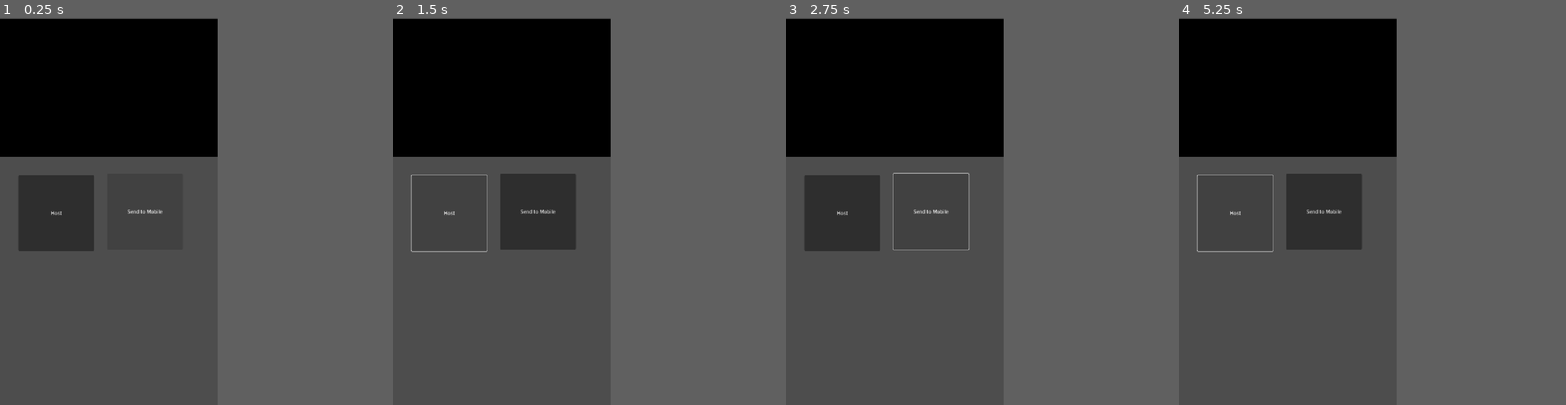
Above: before the commit, frames 1-4 (left to right).
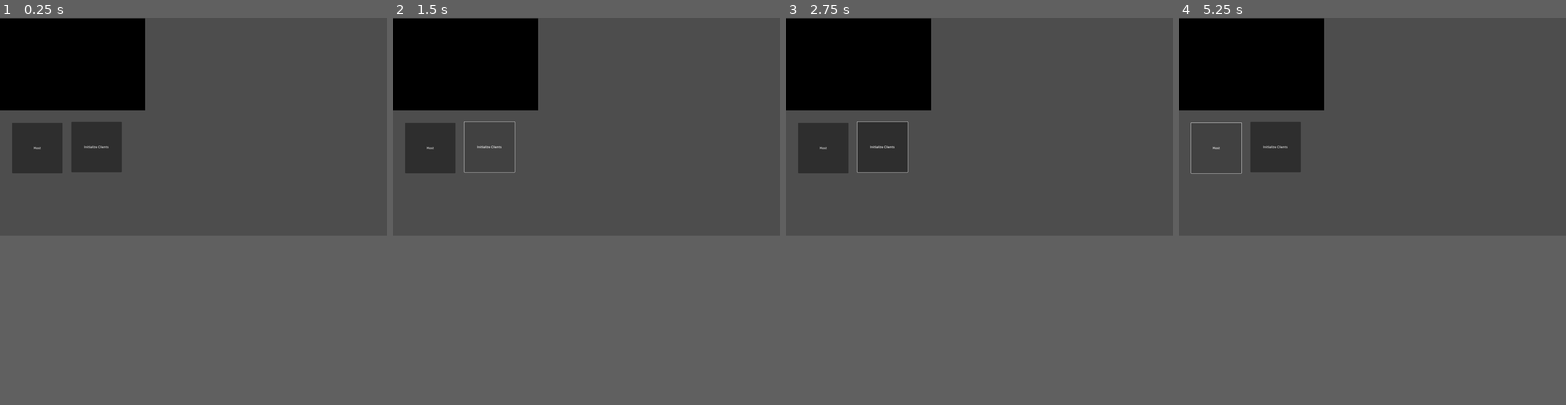
Above: after the commit, the same moments.

Repository: TinCodes/card-game-framework
Game: Godot game, scene res://main.tscn
Same seed, same stepped clock (60 frames per second), same inputs: the game is played once before the commit and once after it.
Inputs (mouse positions are in pixels of both pictures, inside the frame that each line leads up to):
- Up to frame 1 (0.25 s): no input
- Up to frame 2 (1.5 s): click (536, 211) at 0.5 s, where only the run before the commit has a clickable "Send to Mobile"; click (447, 246) at 1.25 s, where only the run after the commit has a clickable "Initialize Clients"
- Up to frame 3 (2.75 s): click (929, 211) at 2 s, where only the run before the commit has a clickable "Send to Mobile"
- Up to frame 4 (5.25 s): click (1233, 246) at 2.75 s, where only the run after the commit has a clickable "Initialize Clients"; click (1322, 211) at 3.5 s, where only the run before the commit has a clickable "Send to Mobile"; click (1233, 246) at 4.25 s, where only the run after the commit has a clickable "Initialize Clients"; click "Host" at 5 s
In our replay, the window is 450x800 before the commit and 800x450 after it. These sizes can differ from the game's own. Grey fills any space a smaller window leaves; there, only what the larger window draws over its background counts as a difference.

The runs differ from the first frame. In frame 1, 16% of the frame differs, in the area x 0-57%, y 0-61%; in frame 2, 16%; in frame 3, 16%; in frame 4, 16%.

Commit message:
Created SceneManager, cleaned up, clients can now be initialized

Diff:
--- a/Scenes/Mobile/main_mobile.tscn
+++ /dev/null
@@ -1,9 +0,0 @@
-[gd_scene load_steps=3 format=3 uid="uid://vmdf8td33lkq"]
-
-[ext_resource type="Script" uid="uid://2a78ssg2komi" path="res://Scripts/Mobile/MobileMain.gd" id="1_qxtr8"]
-[ext_resource type="PackedScene" uid="uid://b76lnf7cp42b8" path="res://Scenes/Mobile/mobile_screen.tscn" id="2_j58np"]
-
-[node name="MainMobile" type="Node2D"]
-script = ExtResource("1_qxtr8")
-
-[node name="MobileScreen" parent="." instance=ExtResource("2_j58np")]
--- a/Scenes/Mobile/mobile_screen.tscn
+++ b/Scenes/Mobile/mobile_login.tscn
@@ -1,9 +1,9 @@
 [gd_scene load_steps=3 format=3 uid="uid://b76lnf7cp42b8"]
 
-[ext_resource type="Script" uid="uid://b61yuaw3cdlhb" path="res://Scripts/Mobile/MobileScreen.gd" id="1_004x6"]
+[ext_resource type="Script" uid="uid://b61yuaw3cdlhb" path="res://Scripts/Mobile/MobileLogin.gd" id="1_004x6"]
 [ext_resource type="Texture2D" uid="uid://6wd4apefr1ik" path="res://Img/icon.svg" id="2_004x6"]
 
-[node name="MobileScreen" type="Node2D"]
+[node name="MobileLogin" type="Node2D"]
 script = ExtResource("1_004x6")
 
 [node name="Menu" type="Control" parent="."]
@@ -11,15 +11,22 @@
 anchors_preset = 0
 offset_right = 720.0
 offset_bottom = 1280.0
-metadata/_edit_use_anchors_ = true
 
 [node name="ColorRect" type="ColorRect" parent="Menu"]
 z_index = -1
-layout_mode = 0
-offset_right = 720.0
-offset_bottom = 1280.0
+layout_mode = 1
+anchors_preset = 8
+anchor_left = 0.5
+anchor_top = 0.5
+anchor_right = 0.5
+anchor_bottom = 0.5
+offset_left = -360.0
+offset_top = -640.0
+offset_right = 360.0
+offset_bottom = 640.0
+grow_horizontal = 2
+grow_vertical = 2
 color = Color(0, 0.243137, 0.45098, 0.705882)
-metadata/_edit_use_anchors_ = true
 
 [node name="Button" type="Button" parent="Menu"]
 layout_mode = 0
--- /dev/null
+++ b/Scenes/Mobile/mobile_main.tscn
@@ -0,0 +1,9 @@
+[gd_scene load_steps=3 format=3 uid="uid://vmdf8td33lkq"]
+
+[ext_resource type="Script" uid="uid://2a78ssg2komi" path="res://Scripts/Mobile/MobileMain.gd" id="1_irfam"]
+[ext_resource type="PackedScene" uid="uid://b76lnf7cp42b8" path="res://Scenes/Mobile/mobile_login.tscn" id="2_p6cbx"]
+
+[node name="MobileMain" type="Node2D"]
+script = ExtResource("1_irfam")
+
+[node name="MobileLogin" parent="." instance=ExtResource("2_p6cbx")]
--- a/Scenes/PC/pc_screen.tscn
+++ b/Scenes/PC/pc_main.tscn
@@ -1,12 +1,12 @@
 [gd_scene load_steps=3 format=3 uid="uid://jycf3nsu22ex"]
 
-[ext_resource type="Script" uid="uid://ci18it8jvjqn5" path="res://Scripts/PC/PC.gd" id="1_hm6m7"]
+[ext_resource type="Script" uid="uid://ci18it8jvjqn5" path="res://Scripts/PC/PCMain.gd" id="1_7871k"]
 
 [sub_resource type="StyleBoxFlat" id="StyleBoxFlat_cg6dt"]
 bg_color = Color(0, 0, 0, 1)
 
-[node name="PCScreen" type="Node2D"]
-script = ExtResource("1_hm6m7")
+[node name="PCMain" type="Node2D"]
+script = ExtResource("1_7871k")
 
 [node name="Host" type="Button" parent="."]
 offset_left = 60.0
@@ -15,12 +15,12 @@
 offset_bottom = 770.0
 text = "Host"
 
-[node name="Button" type="Button" parent="."]
+[node name="Init" type="Button" parent="."]
 offset_left = 354.0
 offset_top = 515.0
 offset_right = 604.0
 offset_bottom = 765.0
-text = "Send to Mobile"
+text = "Initialize Clients"
 
 [node name="RichTextLabel" type="RichTextLabel" parent="."]
 offset_top = 3.0
@@ -38,3 +38,4 @@
 offset_bottom = 40.0
 
 [connection signal="pressed" from="Host" to="." method="_on_host_pressed"]
+[connection signal="pressed" from="Init" to="." method="_on_init_pressed"]
--- a/Scripts/Main.gd
+++ b/Scripts/Main.gd
@@ -8,7 +8,7 @@
 		call_deferred("load_pc_ui")
 
 func load_mobile_ui():
-	get_tree().change_scene_to_file("res://Scenes/Mobile/main_mobile.tscn")
+	get_tree().change_scene_to_file("res://Scenes/Mobile/mobile_main.tscn")
 
 func load_pc_ui():
-	get_tree().change_scene_to_file("res://Scenes/PC/pc_screen.tscn")
+	get_tree().change_scene_to_file("res://Scenes/PC/pc_main.tscn")
--- a/Scripts/Mobile/MobileMain.gd
+++ b/Scripts/Mobile/MobileMain.gd
@@ -1,26 +1,5 @@
 extends Node2D
 
-const SERVER_IP = "192.168.1.18"  # Change to PC’s local IP
-const PORT = 9000
-
-var scene_instance
-
 func _ready() -> void:
-	scene_instance = $MobileScreen
-	Network.game_start.connect(_on_game_start)
-
-func unload_scene():
-	if (is_instance_valid(scene_instance)):
-		scene_instance.queue_free()
-	scene_instance = null
-
-func load_scene(scene_name):
-	unload_scene()
-	var scene_path = "res://Scenes/%s.tscn" % scene_name
-	var scene_resource = load(scene_path)
-	if scene_resource:
-		scene_instance = scene_resource.instantiate()
-		add_child(scene_instance)
-
-func _on_game_start():
-	load_scene("MobileGame")
+	SceneManager.main_scene = self
+	SceneManager.scene_instance = $MobileLogin
--- a/Scripts/NetworkController.gd
+++ b/Scripts/NetworkController.gd
@@ -3,9 +3,7 @@
 var ADDRESS = "127.0.0.1" # fallback IP
 var PORT = 6789 # fallback port
 
-signal game_start
 signal debug_print
-
 
 var peer
 var card_db_ref
@@ -24,7 +22,7 @@
 
 func _load_config():
 	var config = ConfigFile.new()
-	var err = config.load("res://Scripts/config/network_config.cfg")
+	var err = config.load("res://config/network_config.cfg")
 	if err == OK:
 		ADDRESS = config.get_value("network", "address", ADDRESS)
 		PORT = config.get_value("network", "port", PORT)
@@ -65,6 +63,7 @@
 	# Set data before creating peer
 	pending_player_data = player_data
 	# Create peer to make connection
+	print(ADDRESS)
 	peer = ENetMultiplayerPeer.new()
 	var error = peer.create_client(ADDRESS, PORT)
 	if error != OK:
@@ -72,14 +71,6 @@
 		return
 	multiplayer.multiplayer_peer = peer
 	print("Client peer created")
-
-@rpc("call_local")
-func start_game():
-	if multiplayer.is_server():
-		pass
-	else:
-		print("Starting game...")
-		game_start.emit()
 
 @rpc("any_peer", "reliable")
 func register_player(player_data: Dictionary, peer_id: int):
@@ -98,6 +89,22 @@
 	debug_print.emit("Player registered: " + str(peer_id) + " [" + new_player.player_name + "]")
 	print("Player registered with info: ", new_player.to_string())
 
+@rpc("call_local")
+func initialize_game(scene_name: String):
+	if SceneManager:
+		if !multiplayer.is_server():
+			SceneManager.load_scene(scene_name)
+	else:
+		print("SceneManager not found")
+
+# Send signal to initialize
+#rpc_id(id, "initialize_client")
+
+# Update game for everyone
+#send_game_state_to_clients()
+
+#@rpc("any_peer", "call_local")
+#func send_player_info(player_data: Player, peer_id: int):
 	# Send player info
 	#rpc("update_client_game_state", player_data)
 
@@ -106,13 +113,4 @@
 	# Prompt server to send any other data
 	#if prompt_master_for_extras():
 		#send_extra_data(id)
-
-	# Send signal to initialize
-	#rpc_id(id, "initialize_client")
-
-	# Update game for everyone
-	#send_game_state_to_clients()
-
-@rpc("any_peer", "call_local")
-func send_player_info(player_data: Player, peer_id: int):
-	pass
+	#pass
--- a/Scripts/PC/PC.gd
+++ b/Scripts/PC/PCMain.gd
@@ -1,6 +1,5 @@
 extends Node2D
 
-const PORT = 9000
 var card_db_ref
 var send_cards_HUD_ref
 
@@ -14,24 +13,12 @@
 	# Debug
 	Network.debug_print.connect(_on_debug)
 
-#func _on_client_connected(id):
-	#$RichTextLabel.text += "\nClient connected: " + str(id)
-
-	# Prompt server to choose whether to send a full deck or individual cards
-	#prompt_master_for_cards(id)
-	# Prompt server to send any other data
-	#if prompt_master_for_extras():
-		#send_extra_data(id)
-
-	# Send signal to initialize
-	#rpc_id(id, "initialize_client")
-
-	# Update game for everyone
-	#send_game_state_to_clients()
-
 func _on_host_pressed() -> void:
 	# Create server
 	Network.start_server()
+
+func _on_init_pressed() -> void:
+	Network.initialize_game.rpc("Mobile/mobile_game")
 
 func prompt_master_for_cards(id):
 	$HUD.add_child(send_cards_HUD_ref)
--- /dev/null
+++ b/Scripts/Utils/SceneManager.gd
@@ -0,0 +1,19 @@
+extends Node
+
+var main_scene: Node = null
+var scene_instance: Node = null
+
+func load_scene(scene_name: String):
+	unload_scene()
+	var path = "res://Scenes/%s.tscn" % scene_name
+	var scene = load(path)
+	if scene:
+		scene_instance = scene.instantiate()
+		main_scene.add_child(scene_instance)
+	else:
+		print("Failed to load scene: ", scene_name)
+
+func unload_scene():
+	if scene_instance and is_instance_valid(scene_instance):
+		scene_instance.queue_free()
+	scene_instance = null
--- a/Scripts/Utils/SendCards.gd
+++ b/Scripts/Utils/SendCards.gd
@@ -8,6 +8,7 @@
 	$InfoBox/Send.hide()
 	$InfoBox/Cancel.hide()
 	$InfoBox/CardList.hide()
+
 	# Populate list with card names
 	var card_db = preload("res://Scripts/DBs/CardDatabase.gd")
 	for card_name in card_db.CARDS.keys():
--- a/project.godot
+++ b/project.godot
@@ -20,14 +20,16 @@
 
 Network="*res://Scripts/NetworkController.gd"
 GameManager="*res://Scripts/GameManager.gd"
+SceneManager="*res://Scripts/Utils/SceneManager.gd"
 
 [display]
 
-window/size/viewport_width=720
-window/size/viewport_height=1280
+window/size/viewport_width=1920
+window/size/viewport_height=1080
 window/size/always_on_top=true
-window/stretch/mode="canvas_items"
+window/stretch/mode="viewport"
 window/stretch/aspect="expand"
+window/stretch/scale_mode="integer"
 window/handheld/orientation=5
 
 [editor]
Renamed: Scripts/Mobile/MobileScreen.gd -> Scripts/Mobile/MobileLogin.gd
Renamed: Scripts/Mobile/MobileScreen.gd.uid -> Scripts/Mobile/MobileLogin.gd.uid
Renamed: Scripts/PC/PC.gd.uid -> Scripts/PC/PCMain.gd.uid
Not shown, added: Scripts/Utils/SceneManager.gd.uid
Not shown, added: config/network_config.cfg.example
Not shown, added: config/network_config.cfg2331410309.tmp
